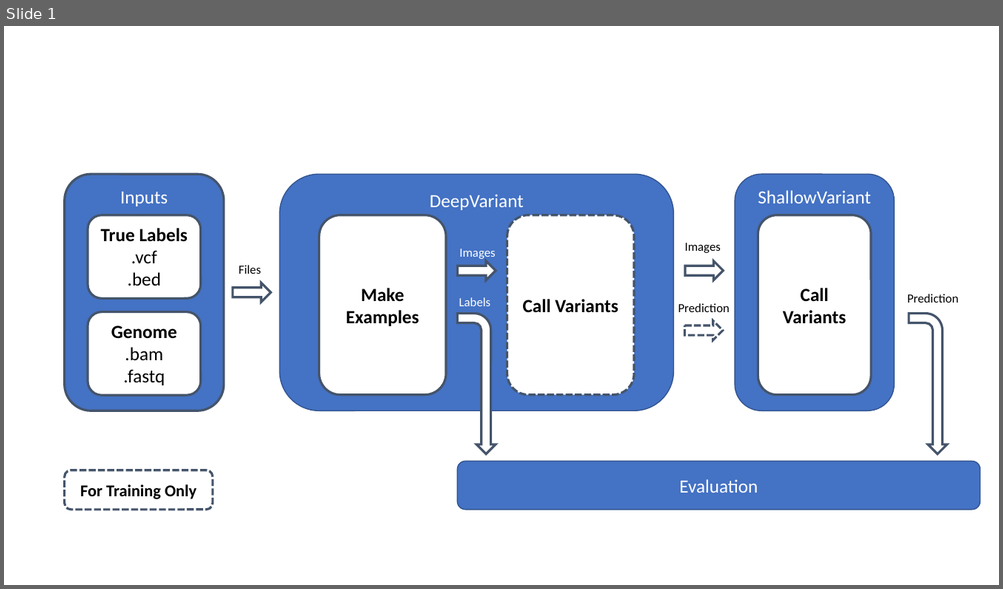
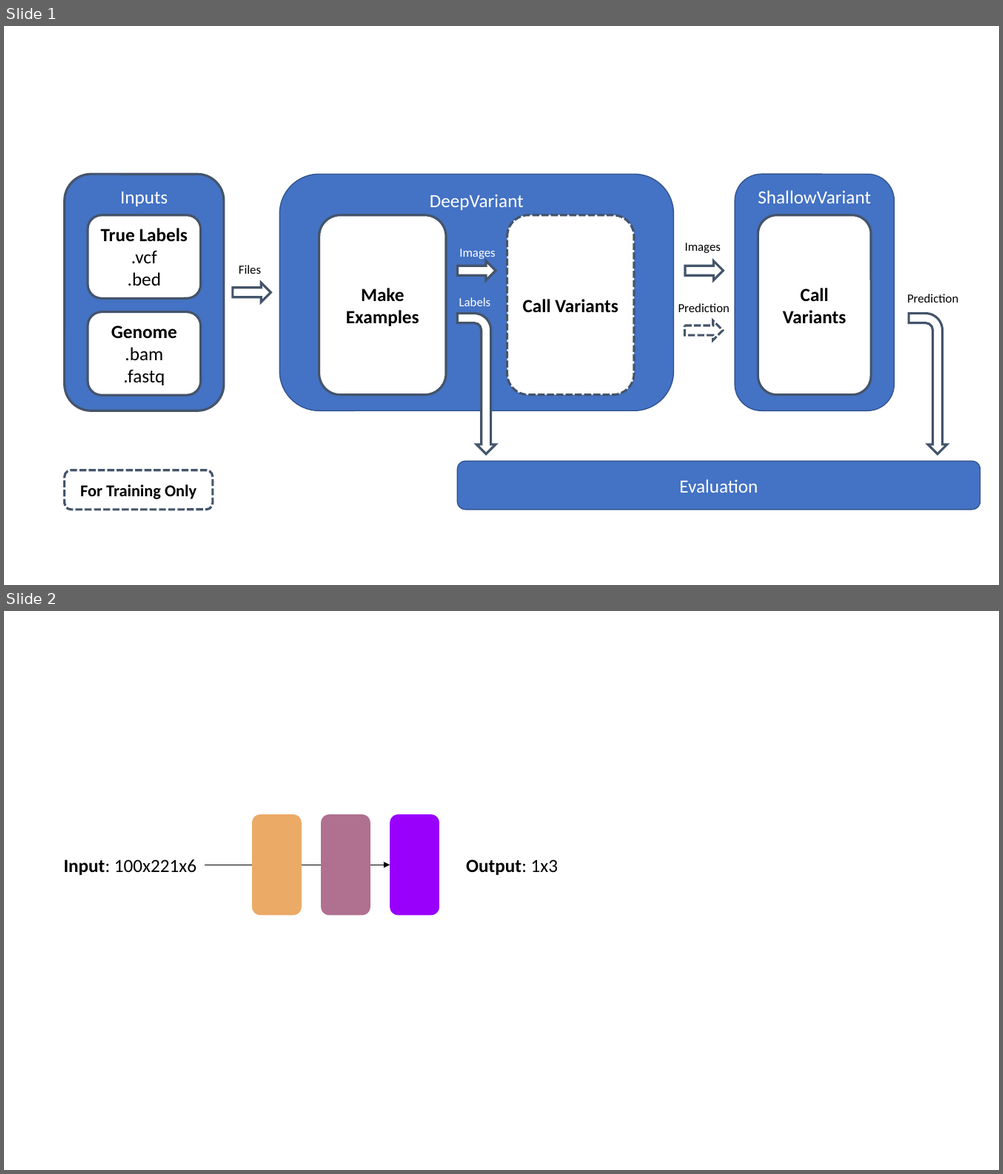
Before and after one commit to compbiocore/shallowvariant, a slide deck: materials/FlowDiagram.pptx. Shown one above the other, each under a label of ours: slide 1 before the commit, slides 1 and 2 after it. The pictures are 1003x589 and 1003x1174 pixels, drawn with LibreOffice and Linux fonts; fonts in the diff are those of the drawing. Boxes give left, top, right and bottom in pixels: in the first picture for what was removed or moved away, otherwise in the second. Text is boxed around its words. In the diff, an @@ line names an element or a change of style, - is before the commit and + after.

```diff
--- a/materials/FlowDiagram.pptx
+++ b/materials/FlowDiagram.pptx
@@ slide 2 added at <box>4,611,999,1170</box>, background #FFFFFF @@
@@ rounded rectangle added at <box>252,815,301,915</box>, fill #EBAA66 @@
@@ rounded rectangle added at <box>321,815,370,915</box>, fill #B07090 @@
@@ rounded rectangle added at <box>390,815,439,915</box>, fill #9800FC @@
@@ text added at <box>64,860,196,875</box>, 18 pt, text #000000 @@
+Input: 100x221x6
@@ arrow added from (205, 866) to (390, 866), #000000 0.5 pt @@
@@ text added at <box>466,860,558,875</box>, 18 pt, text #000000, bold @@
+Output: 1x3
```
Also in this commit, not shown: 3 other files.
